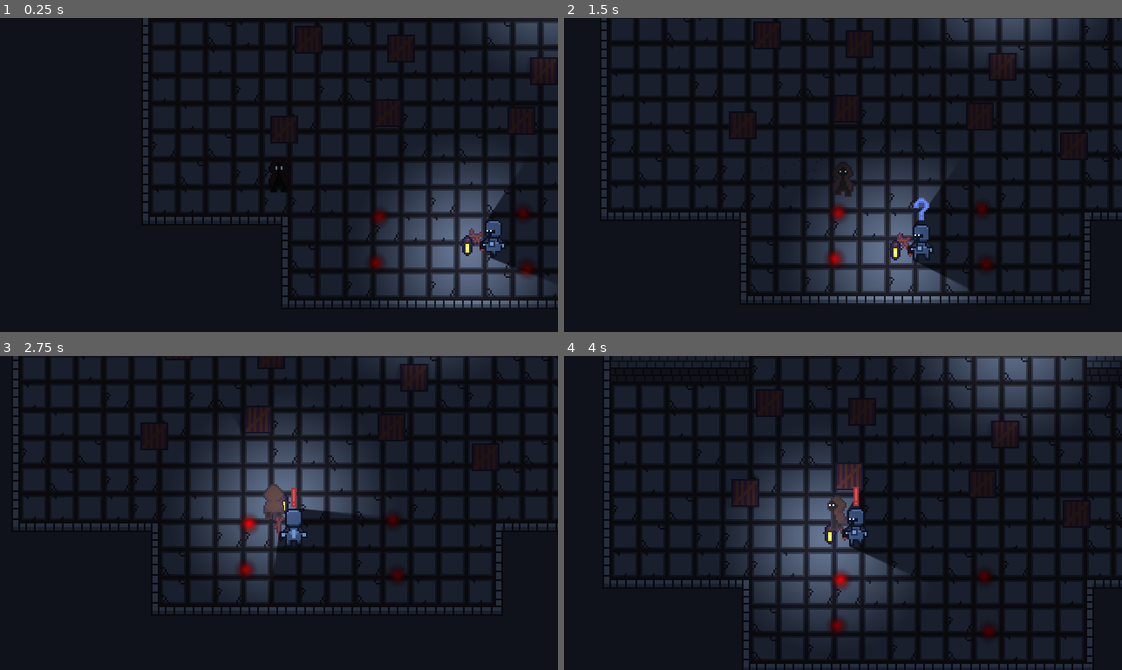
Above: before the commit, frames 1-4 (two rows, left to right).
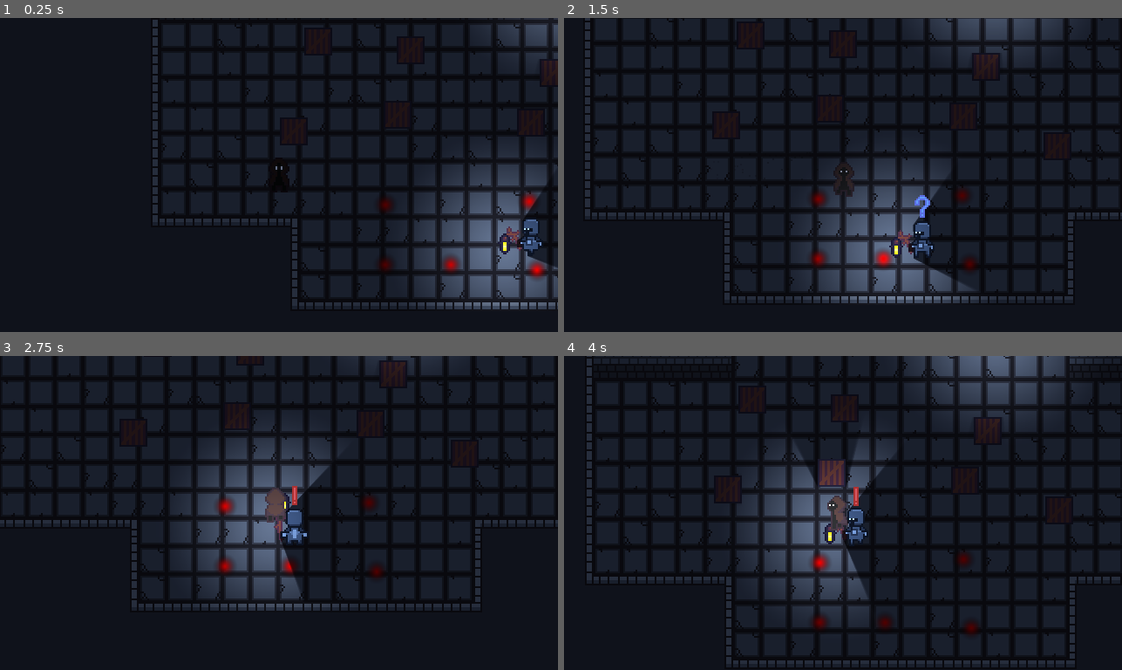
Above: after the commit, the same moments.

Repository: Pokehunter88/Snuffwick
Game: Godot game, scene res://Scenes/test_scene.tscn
Same seed, same stepped clock (60 frames per second), same inputs: the game is played once before the commit and once after it.
Inputs:
- Up to frame 1 (0.25 s): no input
- Up to frame 2 (1.5 s): hold D (move_right) 0.53-1.28 s; tap Shift (dash) at 0.6 s; hold S (move_down) from 1.28 s (still down); tap E (interact) at 1.35 s
- Up to frame 3 (2.75 s): release S (move_down) at 2.03 s; hold D (move_right) from 2.03 s (still down); tap Shift (dash) at 2.1 s
- Up to frame 4 (4 s): release D (move_right) at 2.78 s; hold W (move_up) 2.78-3.53 s; tap E (interact) at 2.85 s; hold A (move_left) from 3.53 s (still down); tap Shift (dash) at 3.6 s

The runs differ from the first frame. In frame 1, 19% of the frame differs, in the area x 25-100%, y 0-93%; in frame 2, 20%; in frame 3, 24%; in frame 4, 30%, in the area x 4-100%, y 0-100%.

Commit message:
fixed lantern light movement when guard turns

Diff:
--- a/Scenes/test_scene.tscn
+++ b/Scenes/test_scene.tscn
@@ -354,7 +354,7 @@
 [node name="Player" parent="." unique_id=1043669616 instance=ExtResource("1_g7g4h")]
 unique_name_in_owner = true
 z_index = 2
-position = Vector2(-44, 338)
+position = Vector2(-55, 336)
 
 [node name="Camera2D" type="Camera2D" parent="." unique_id=868219299 node_paths=PackedStringArray("player")]
 script = ExtResource("2_j8ivh")
@@ -398,15 +398,18 @@
 [node name="Guard Marker" parent="." unique_id=546642490 instance=ExtResource("8_h3xc6")]
 position = Vector2(67, 439)
 
+[node name="Guard Marker5" parent="." unique_id=1852634423 instance=ExtResource("8_h3xc6")]
+position = Vector2(142, 439)
+
 [node name="Guard Marker2" parent="." unique_id=2109732718 instance=ExtResource("8_h3xc6")]
-position = Vector2(71, 386)
+position = Vector2(67.2, 370.2)
 
 [node name="Guard Marker3" parent="." unique_id=1524041412 instance=ExtResource("8_h3xc6")]
-position = Vector2(236, 382)
+position = Vector2(232.2, 366.2)
 
 [node name="Guard Marker4" parent="." unique_id=787882733 instance=ExtResource("8_h3xc6")]
 position = Vector2(241, 445)
 
 [node name="Guard" parent="." unique_id=1340063206 node_paths=PackedStringArray("markers") instance=ExtResource("8_rnaij")]
-position = Vector2(217, 408)
-markers = [NodePath("../Guard Marker"), NodePath("../Guard Marker2"), NodePath("../Guard Marker3"), NodePath("../Guard Marker4")]
+position = Vector2(249, 404)
+markers = [NodePath("../Guard Marker"), NodePath("../Guard Marker5"), NodePath("../Guard Marker2"), NodePath("../Guard Marker3"), NodePath("../Guard Marker4")]
--- a/scenes/guard.tscn
+++ b/scenes/guard.tscn
@@ -394,6 +394,7 @@
 }]
 
 [sub_resource type="OccluderPolygon2D" id="OccluderPolygon2D_rnaij"]
+cull_mode = 1
 polygon = PackedVector2Array(-5, -11, 5, -11, 5, 11, -5, 11)
 
 [sub_resource type="CanvasItemMaterial" id="CanvasItemMaterial_qs8vo"]
@@ -470,7 +471,7 @@
 material = SubResource("CanvasItemMaterial_qs8vo")
 position = Vector2(0, -18.5)
 sprite_frames = SubResource("SpriteFrames_d6jv3")
-animation = &"alert"
+animation = &"none"
 
 [connection signal="animation_changed" from="GuardSprite" to="GuardSprite" method="_on_animation_changed"]
 [connection signal="frame_changed" from="GuardSprite" to="GuardSprite" method="_on_frame_changed"]
--- a/scripts/guard.gd
+++ b/scripts/guard.gd
@@ -70,6 +70,10 @@
 			move_dir = player.global_position - global_position
 		else:
 			player.velocity = (player.global_position - global_position).normalized() * 400
+
+	# For controlling guard
+	#move_dir = Vector2(Input.get_axis("move_left", "move_right"),
+	#Input.get_axis("move_up", "move_down"))
 
 	if move_dir != Vector2.ZERO:
 		velocity = speed * move_dir.normalized()
--- a/scripts/guard_sprite.gd
+++ b/scripts/guard_sprite.gd
@@ -1,9 +1,15 @@
 extends AnimatedSprite2D
 
 @export var simplification_epsilon: float = 2.0
-@export var light_speed: float = 100.0
+@export var light_speed: float = 50.0
 
-var light_position := Vector2.ZERO
+var start_position := Vector2.ZERO
+var end_position := Vector2.ZERO
+
+var time: float = 0.0
+
+var start_animation := ""
+var old_animation := ""
 
 const FRAME_OFFSETS := {
 	"up_walk": Vector2(-6.0, -12.0),
@@ -37,13 +43,29 @@
 
 		var occluder_poly := OccluderPolygon2D.new()
 		occluder_poly.polygon = poly
+		occluder_poly.cull_mode = OccluderPolygon2D.CULL_COUNTER_CLOCKWISE
+
 
 		var occluder_node := $LightOccluder2D
 		occluder_node.occluder = occluder_poly
 
-func _process(_delta: float) -> void:
-	#$MainLight.position = $MainLight.position.lerp(light_position, delta * light_speed)
-	$MainLight.position = light_position
+func _process(delta: float) -> void:
+	if time > 0:
+		time -= delta * 5.0
+
+		var target = start_position + ((end_position - start_position) * (1 - time))
+
+		if (start_animation == "up_walk" and animation == "right_walk") or (
+			start_animation == "right_walk" and animation == "up_walk"):
+			target.y -= sin(time * PI) * 9.0
+		elif (start_animation == "left_walk" and animation == "right_walk") or (
+			start_animation == "right_walk" and animation == "left_walk"):
+			target.y += sin(time * PI) * 9.0
+		elif (start_animation == "up_walk" and animation == "down_walk") or (
+			start_animation == "down_walk" and animation == "up_walk"):
+			target.x -= sin(time * PI) * 13.0
+
+		$MainLight.position = target
 
 func _on_frame_changed() -> void:
 	generate_occluder()
@@ -52,8 +74,13 @@
 		$StickLantern.play(animation)
 	$StickLantern.set_frame_and_progress(frame, 0)
 
-	if FRAME_OFFSETS.has(animation):
-		light_position = FRAME_OFFSETS[animation]
+	if FRAME_OFFSETS.has(animation) and animation != old_animation:
+		start_position = $MainLight.position
+		end_position = FRAME_OFFSETS[animation]
+		time = 1.0
+		start_animation = old_animation
+
+	old_animation = animation
 
 func _on_animation_changed() -> void:
 	_on_frame_changed()
Not shown, added: scenes/guard.tscn694043300.tmp
Not shown, added: scenes/guard.tscn701876509.tmp
